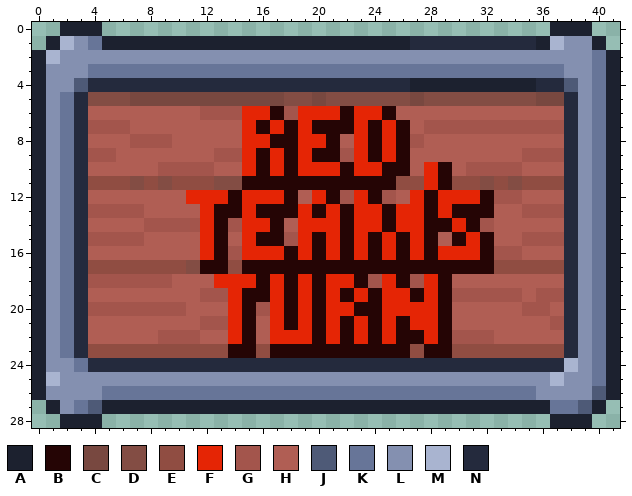
File history of a pixel-art sprite, resources/red_team_turn.png. That is the earlier state.
The file is 42x29 pixels. Pixels under 10% opacity are left out.
Palette (. is transparent): A #1c212f  B #250505  C #784840  D #834d44  E #904d42  F #e52505  G #a3554c  H #b05e54  J #4e5a77  K #677598  L #8490b0  M #a9b4d0  N #242a3d
Pixels before, first column x 0:
 0 ..AAA................................AAA..
 1 .AMLKAAAAAAAAAAAAAAAAAAAAAANNNNNNNNNAMLLA.
 2 AMLLLLLLLLLLLLLLLLLLLLLLLLLLLLLLLLLLLLLLKA
 3 ALLLKKKKKKKKKKKKKKKKKKKKKKKKKKKKKKKKKKLLKA
 4 ALLJNNNNNNNNNNNNNNNNNNNNNNNAAAAAAAAANNJLKA
 5 ALKNDDDCCCCCCCCCCCDDCDDDDDDCDDDDDDDDCCNLKA
 6 ALKNHHHHHHHHGGGFFBGFFFBFFBHHHHHHHHHHHHNLKA
 7 ALKNGGGHHHHHHHHFBFBFBBBFBFBHGGGGGGGGGGNLKA
 8 ALKNHHHGGGHHHHHFFBBFFBHFBFBGHHHHHHHHHHNLKA
 9 ALKNGGHHHHHHHGGFBFBFBBGFBFBHHHHHHHHGGGNLKA
10 ALKNHHHHHGGGGHHFBFBFFFBFFBBHFBHGGGGHHHNLKA
11 ALKNEEEDEDEEEDDBBBBBBBBBBBEEFBEEDEDEEENLKA
12 ALKNHHHHHHHFFFBFFFBHFBGFBGHFBFFFBGGHHHNLKA
13 ALKNGGGGHHHHFBBFBBBFBFBFFBFFBFBBBHHGGGNLKA
14 ALKNHHHHGGGGFBGFFBHFFFBFFBFFBBFBGHHHHHNLKA
15 ALKNGGGGHHHHFBHFBBGFBFBFBFBFBHBFBHHGGGNLKA
16 ALKNHHHHHHHHFBGFFFBFBFBFBFBFBFFFBGGHHHNLKA
17 ALKNEEEEEEEDBBEBBBBBBBBBBBBBBBBBBEEEEENLKA
18 ALKNGGGGGGHHHFFFBFBFBFFBGFBGFBHHHHHHHHNLKA
19 ALKNHHHHHHHHGGFBBFBFBFBFBFFBFBGGGGGHGGNLKA
20 ALKNGGGGGGGHHHFBGFBFBFFBBFFFFBHHHHHGGHNLKA
21 ALKNHHHHHHHHGGFBHFBFBFBFBFBFFBHHHHHHHGNLKA
22 ALKNHHHHHGGGHHFBHFFFBFBFBFBBFBGGGHHHHHNLKA
23 ALKNEEEEEEEEEEBBEBBBBBBBBBBEBBEEEEEEEENLKA
24 ALLKNNNNNNNNNNNNNNNNNNNNNNNNNNNNNNNNNNMLKA
25 AMLLLLLLLLLLLLLLLLLLLLLLLLLLLLLLLLLLLMLLKA
26 ALLLLKKKKKKKKKKKKKKKKKKKKKKKKKKKKKKKLLLLJA
27 .ALKJAAAAAAAAAAAAAAAAAAAAAAAAAAAAAAAAKKJA.
28 ..AAA................................AAA..
Now the later version:
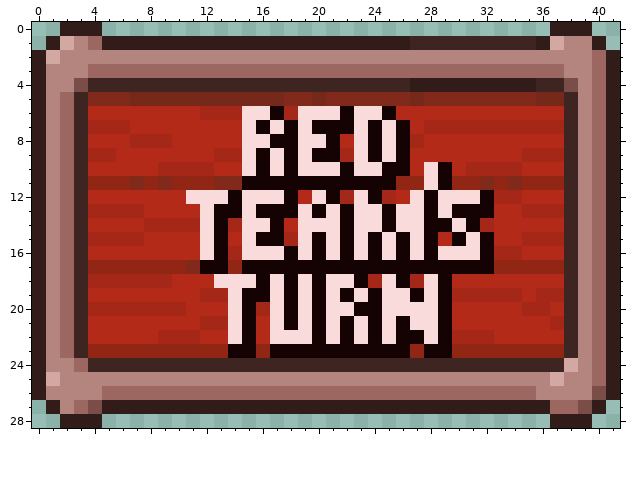
Commit message: make colors for team indicators stand out more
From old to new:
colour A: #1c212f -> #311c1a
colour B: #250505 -> #150202
colour C: #784840 -> #76291b
colour D: #834d44 -> #812a1c
colour E: #904d42 -> #922614
colour F: #e52505 -> #f8dbda
colour G: #a3554c -> #a52718
colour H: #b05e54 -> #b42a19
colour J: #4e5a77 -> #7b4d49
colour K: #677598 -> #9c6761
colour L: #8490b0 -> #b4847e
colour M: #a9b4d0 -> #d3a8a3
colour N: #242a3d -> #3f2521
Where, in picture pixels (left, top, right, bottom), the same in both pictures:
changed: (32, 22, 620, 428)
